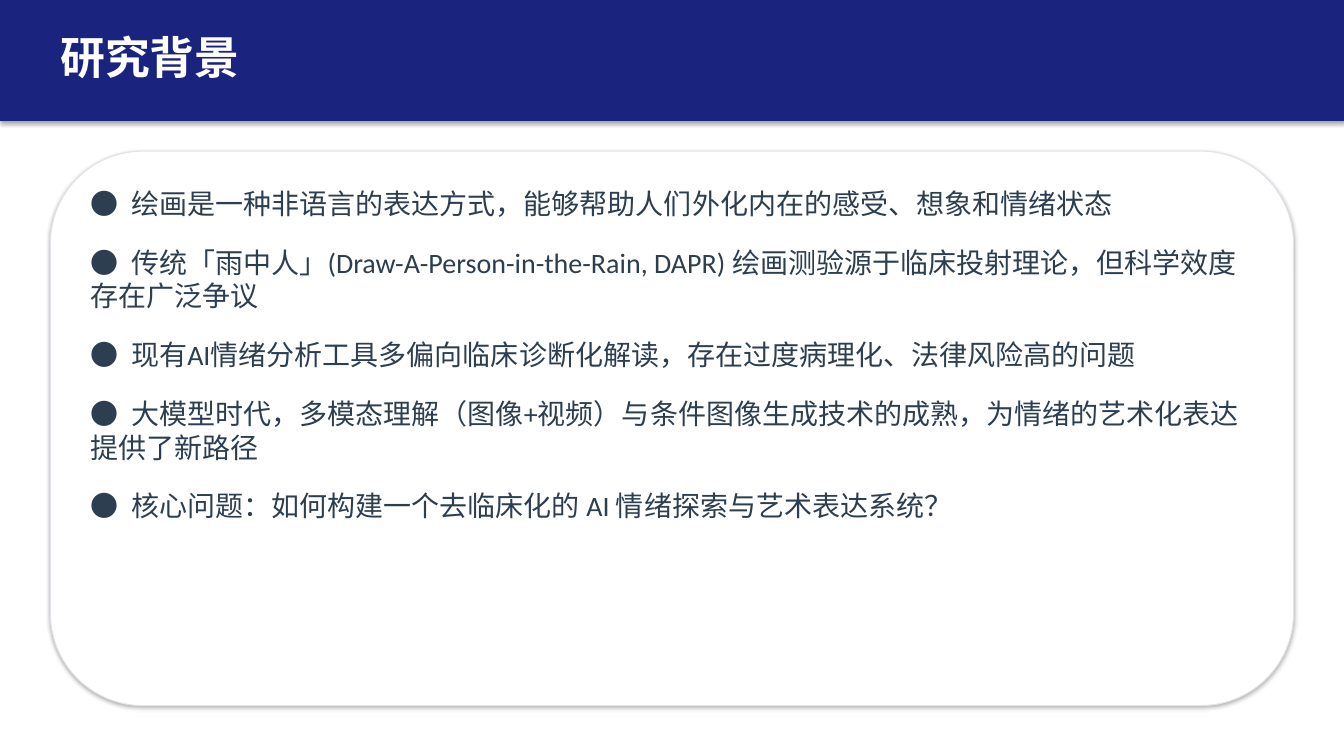
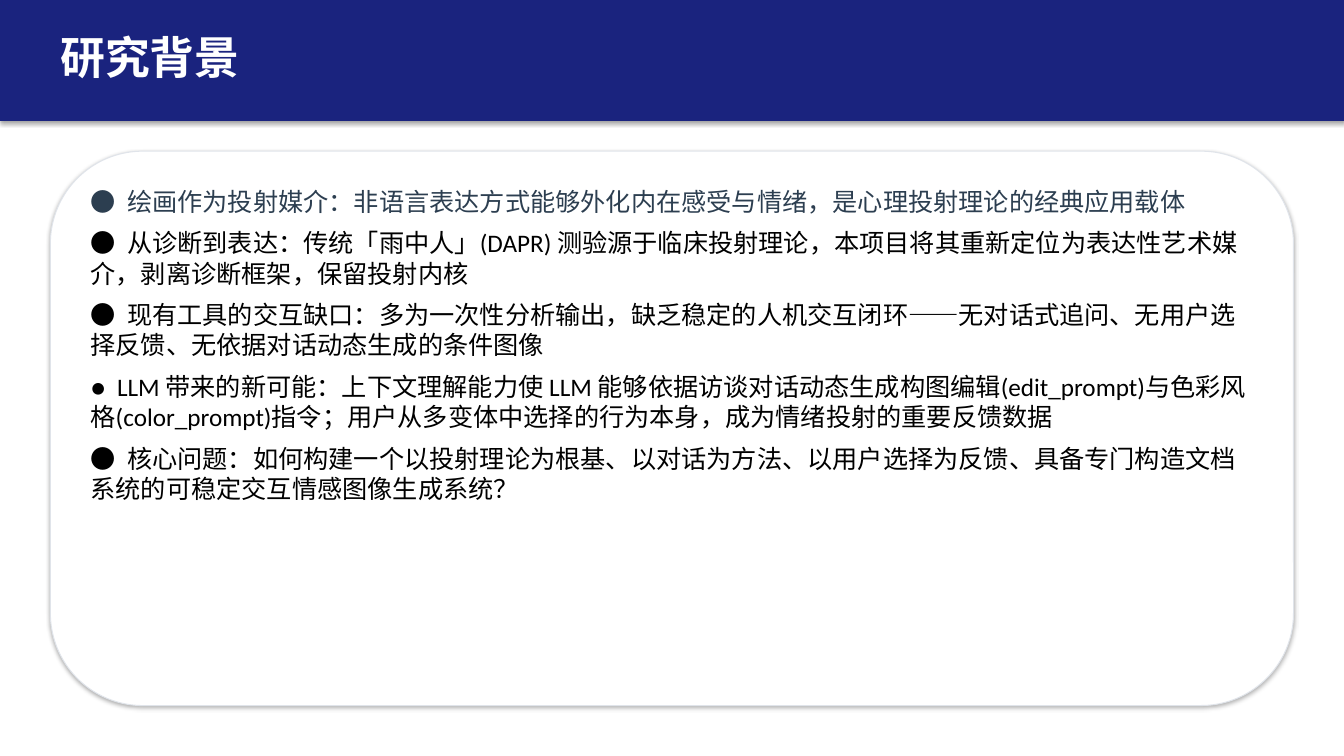
Before and after one commit to Lmy271828/DAPR-Analysis-System, a slide deck: slide 2 of 情感图像生成_项目介绍.pptx. Drawn at 1344x756 pixels with LibreOffice and Linux fonts; fonts in the diff are those of the drawing. Boxes give left, top, right and bottom in pixels: in the first picture for what was removed or moved away, otherwise in the second. Text is boxed around its words. In the diff, an @@ line names an element or a change of style, - is before the commit and + after.

Commit message:
docs(PPT): 调整研究背景页叙述重心
- 弱化'非临床'免责和'多模态'技术宣传
- 强化投射理论作为设计根基
- 现有工具问题从'法律风险'改为'缺乏稳定交互闭环'
- LLM价值从泛化技术成熟改为'对话驱动生成提示词+用户选择作为反馈'
- 核心问题改为以投射理论为根基、以对话为方法、以选择为反馈的系统构建

```diff
--- a/情感图像生成_项目介绍.pptx
+++ b/情感图像生成_项目介绍.pptx
@@ text at (91, 189, 1246, 500): text changed; size 20 to 18 pt; text colour #2C3E50 to #000000 @@
-● 绘画是一种非语言的表达方式，能够帮助人们外化内在的感受、想象和情绪状态
-● 传统「雨中人」(Draw-A-Person-in-the-Rain, DAPR) 绘画测验源于临床投射理论，但科学效度存在广泛争议
-● 现有AI情绪分析工具多偏向临床诊断化解读，存在过度病理化、法律风险高的问题
-● 大模型时代，多模态理解（图像+视频）与条件图像生成技术的成熟，为情绪的艺术化表达提供了新路径
-● 核心问题：如何构建一个去临床化的 AI 情绪探索与艺术表达系统？
+● 绘画作为投射媒介：非语言表达方式能够外化内在感受与情绪，是心理投射理论的经典应用载体
+● 从诊断到表达：传统「雨中人」(DAPR) 测验源于临床投射理论，本项目将其重新定位为表达性艺术媒介，剥离诊断框架，保留投射内核
+● 现有工具的交互缺口：多为一次性分析输出，缺乏稳定的人机交互闭环——无对话式追问、无用户选择反馈、无依据对话动态生成的条件图像
+● LLM 带来的新可能：上下文理解能力使 LLM 能够依据访谈对话动态生成构图编辑(edit_prompt)与色彩风格(color_prompt)指令；用户从多变体中选择的行为本身，成为情绪投射的重要反馈数据
+● 核心问题：如何构建一个以投射理论为根基、以对话为方法、以用户选择为反馈、具备专门构造文档系统的可稳定交互情感图像生成系统？
```
